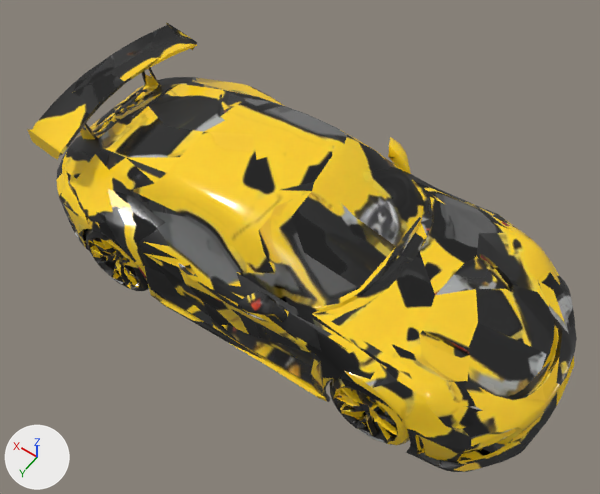
A saved change to the glTF model public/models/dk-meshy-yellow-sport.glb.
Before and after are seen from a 50 mm lens placed at (-1.002, 1.442, 2.154), pointed at (-0.008, 0.05, -0.034). Arrows for +X, +Y and +Z are at lower left; the lights stay in place. The older version comes first. Where no turn or scale is listed for an object, it has been applied to the vertices. Vertices at exactly the same position are counted once.

In view in the first picture: 'DrivingKlass_SportsCar_Yellow'.
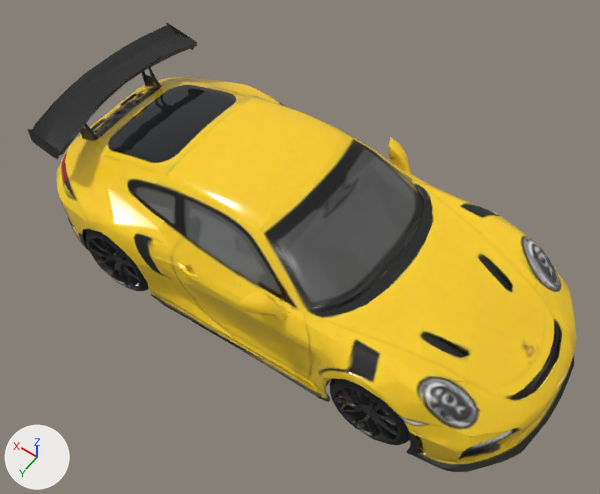
Where the change shows, as pixel boxes [x1, y1, x2, y2] in the pictures (600 x 494 px):
```json
{"part": 1, "of": "me_output_unwrapped", "change": "added", "after": [92, 80, 254, 175]}
{"part": 2, "of": "me_output_unwrapped", "change": "surface changed", "before": [27, 23, 577, 472], "after": [27, 23, 577, 472]}
```

Edits to the scene script, one JSON object a line:
```json
{"block": "me_output_unwrapped", "where": "# used by ob_drivingklass_sportscar_yellow; location = (-0.001, 0.003, -0.002)"}
{"op": "remove", "block": "me_output_unwrapped", "code": "me_output_unwrapped.from_pydata(...)  # 4986 vertices, 10284 faces; spans x -0.95..0.95, y -0.43..0.43, z -0.28..0.28"}
{"op": "add", "block": "me_output_unwrapped", "code": "me_output_unwrapped.from_pydata(...)  # 6424 vertices, 12993 faces; spans x -0.95..0.95, y -0.43..0.43, z -0.28..0.28"}
{"block": "me_output_unwrapped", "change": "me_output_unwrapped part 1: 1438 vertices added at x 0.38..0.74, y -0.23..0.22, z 0.12..0.25"}
{"block": "me_output_unwrapped", "change": "me_output_unwrapped part 2: 8520 kept faces spanning x -0.95..0.95, y -0.43..0.43, z -0.28..0.28 get new texture (UV) coordinates"}
```
